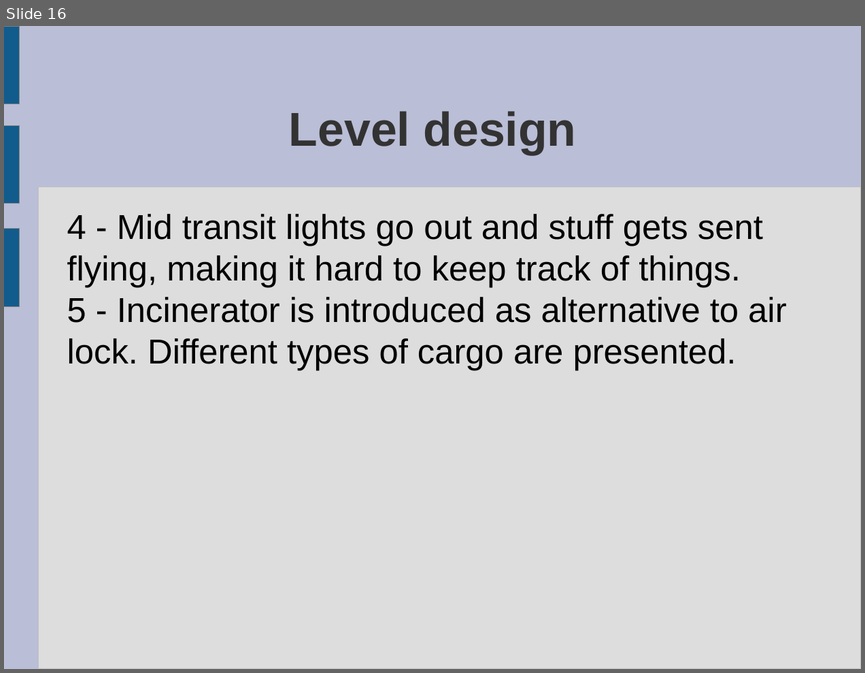
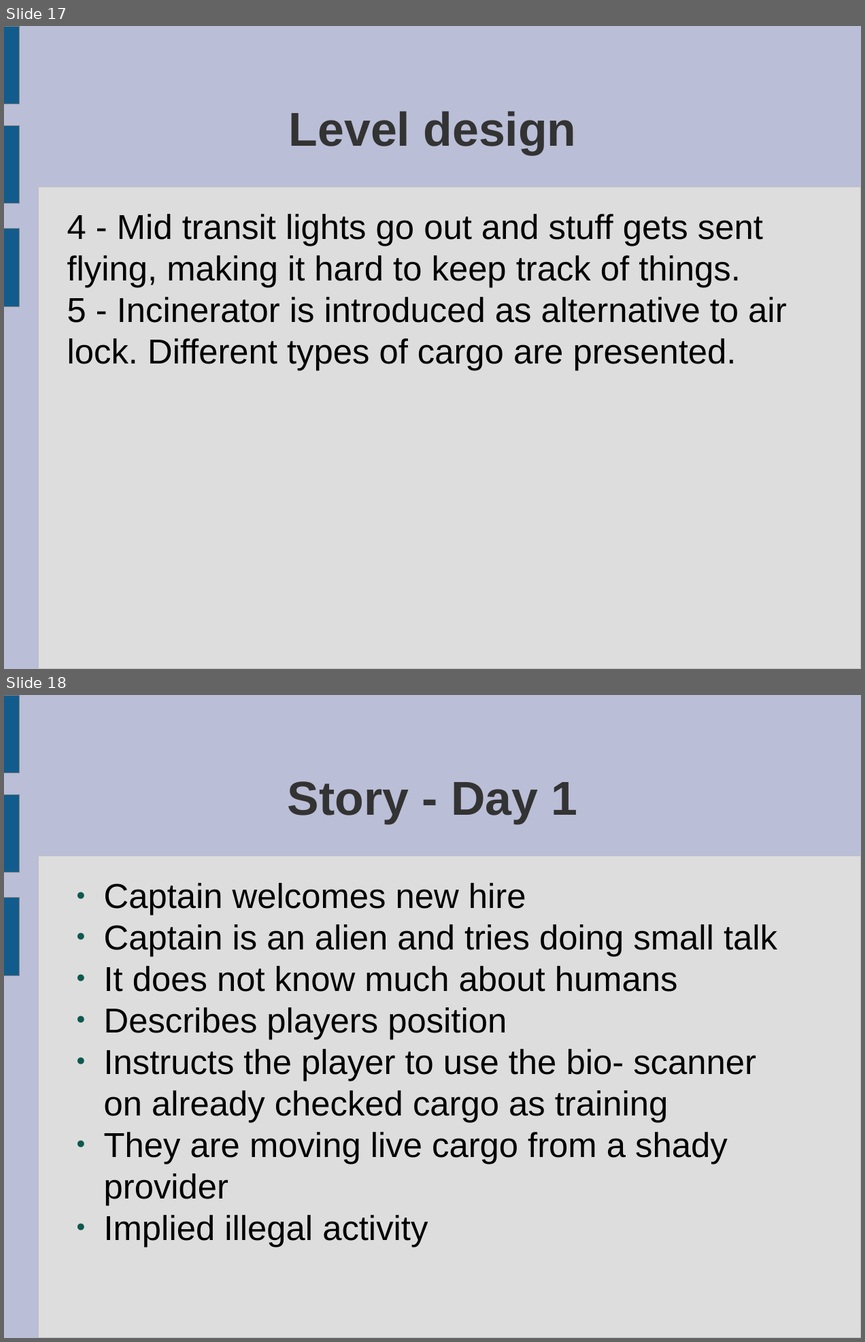
Before and after one commit to ktosox/GWJ67, a slide deck: da_plan.odp. Shown one above the other, each under a label of ours: slide 16 before the commit, slides 17 and 18 after it. The pictures are 865x673 and 865x1342 pixels, drawn with LibreOffice and Linux fonts; fonts in the diff are those of the drawing. Boxes give left, top, right and bottom in pixels: in the first picture for what was removed or moved away, otherwise in the second. Text is boxed around its words. In the diff, an @@ line names an element or a change of style, - is before the commit and + after.

```diff
--- a/da_plan.odp
+++ b/da_plan.odp
@@ slide 18 added at bbox=[4, 695, 861, 1338], background #BABED6; not listed: 4 template elements that a slide beside it also shows @@
@@ title added at bbox=[288, 781, 578, 824], 44 pt, text #333333, bold @@
+Story - Day 1
@@ text added at bbox=[104, 883, 777, 1246], 32 pt, text #000000 @@
+● Captain welcomes new hire
+● Captain is an alien and tries doing small talk
+● It does not know much about humans
+● Describes players position
+● Instructs the player to use the bio- scanner on already checked cargo as training
+● They are moving live cargo from a shady provider
+● Implied illegal activity
@@ what was slide 16 is now slide 17 @@
```
Also in this commit, not shown: 1 other slide added, 11 other files.
